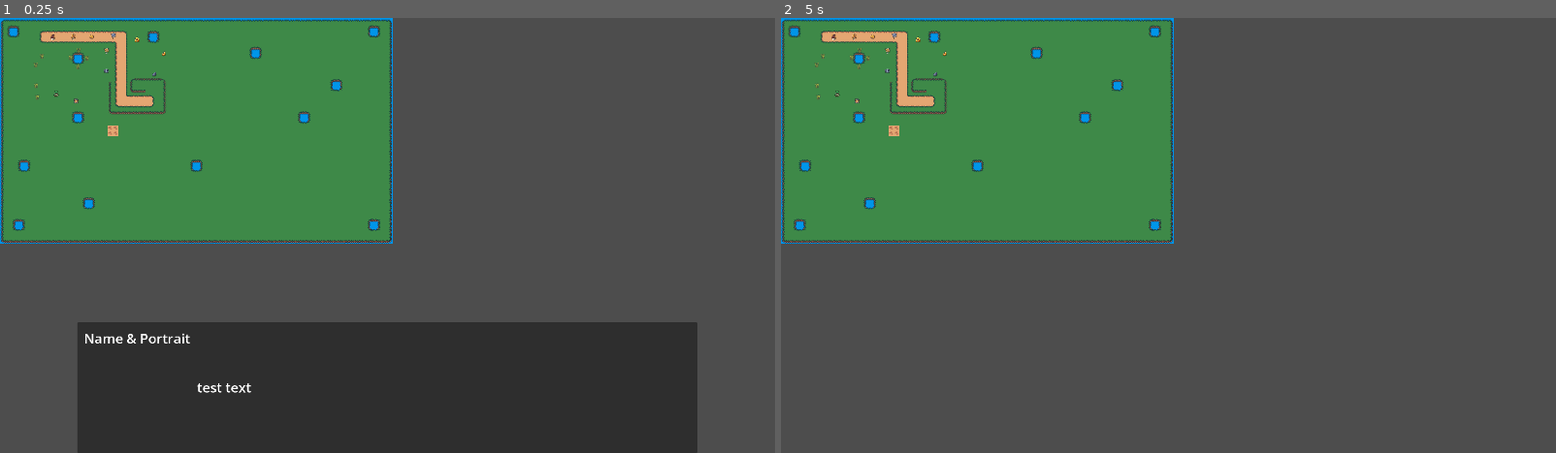
Above: before the commit, frames 1-2 (left to right).
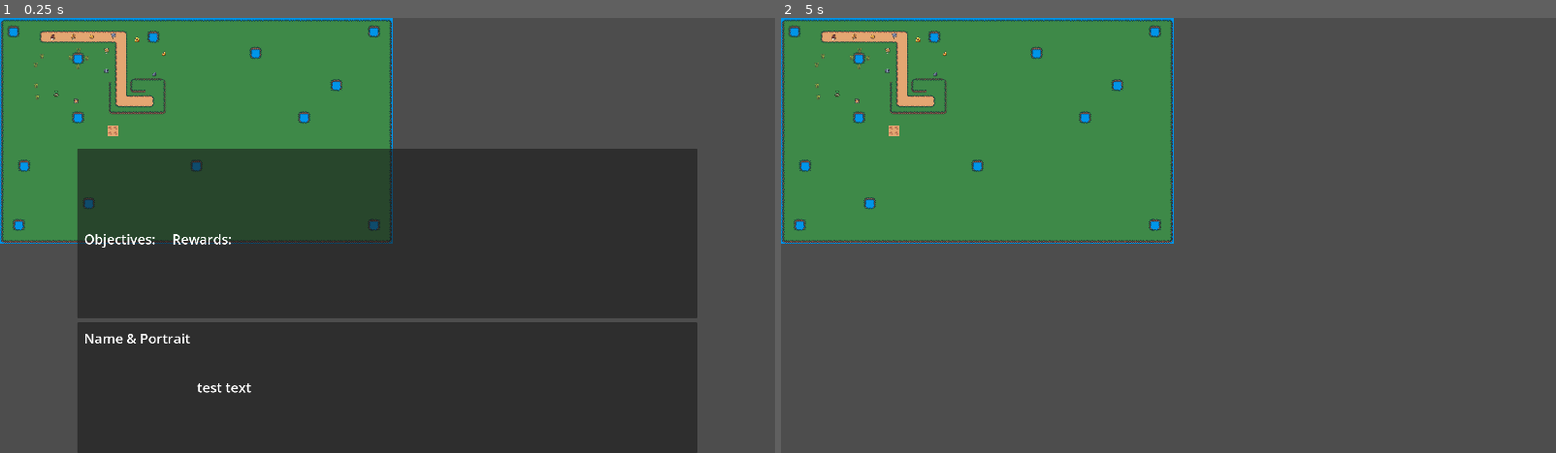
Above: after the commit, the same moments.

Repository: esasiela/hc-adventure-game
Game: Godot game, scene res://scenes/zones/outdoor_zone_old.tscn
The game is run twice, just before and just after one commit, with the same random seed, the same clock (stepped at 60 frames per second) and the same inputs. This scene is started directly instead of the project's main scene.
Inputs (mouse positions are in pixels of both pictures, inside the frame that each line leads up to):
- Up to frame 1 (0.25 s): no input
- Up to frame 2 (5 s): tap Enter (ui_accept) at 0.5, 0.77, 1.25, 1.52, 2, 2.75, 3.02, 3.5, 3.77, 4.25, 4.52 s; move the mouse to (1339, 213) at 0.52 s; hold Right (right) 0.53-1.28 s; hold R (interact) 0.53-1.28 s; click (1339, 213) at 0.67 s; move the mouse to (1013, 257) at 1.27 s; hold Down (down) 1.28-2.03 s; tap R (interact) at 1.35, 2.85, 4.35 s; move the mouse to (1246, 139) at 2.02 s; hold Right (right) 2.03-2.78 s; hold R (interact) 2.03-2.78 s; move the mouse to (1129, 322) at 2.77 s; hold Up (ui_up) 2.78-3.53 s; click (1129, 322) at 2.92 s; move the mouse to (1401, 300) at 3.52 s; hold R (interact) 3.53-4.28 s; hold Left (left) from 3.53 s (still down); tap I (inventory_toggle) at 4.15 s; move the mouse to (936, 170) at 4.27 s; tap Escape (ui_cancel) at 4.9 s

The runs differ from the first frame. In frame 1, 31% of the frame differs, in the area x 10-90%, y 30-70%; in frame 2, nothing differs.
Error in both runs: Invalid call. Nonexistent function 'spawn_harvest_node' in base 'Nil'. (res://scripts/harvest_node_marker.gd:48)

Commit message:
Add quest info panel to dialogue ui

Diff:
--- a/dialogue/dialogue_ui.gd
+++ b/dialogue/dialogue_ui.gd
@@ -4,11 +4,17 @@
 const CONTINUE_CHOICE: DialogueChoice = preload("res://dialogue/defaults/dialogue_choice_continue.tres")
 const GOODBYE_CHOICE: DialogueChoice = preload("res://dialogue/defaults/dialogue_choice_goodbye.tres")
 
-@onready var line_text: Label = $Panel/MarginContainer/Columns/LineText
-@onready var choices: VBoxContainer = $Panel/MarginContainer/Columns/Choices
-@onready var name_label: Label = $Panel/MarginContainer/Columns/NpcInfo/NameLabel
-@onready var portrait: TextureRect = $Panel/MarginContainer/Columns/NpcInfo/Portrait
+@onready var line_text: Label = $DialoguePanel/MarginContainer/Columns/LineText
+@onready var choices: VBoxContainer = $DialoguePanel/MarginContainer/Columns/Choices
+@onready var name_label: Label = $DialoguePanel/MarginContainer/Columns/NpcInfo/NameLabel
+@onready var portrait: TextureRect = $DialoguePanel/MarginContainer/Columns/NpcInfo/Portrait
 
+@onready var quest_info: Panel = $QuestInfoPanel
+@onready var quest_title_label: Label = $QuestInfoPanel/MarginContainer/VBoxContainer/QuestTitleLabel
+@onready var quest_description_label: Label = $QuestInfoPanel/MarginContainer/VBoxContainer/QuestDescriptionLabel
+
+@onready var quest_objectives_container: VBoxContainer = $QuestInfoPanel/MarginContainer/VBoxContainer/HBoxContainer/ObjectivesColumn/ObjectivesContainer
+@onready var quest_rewards_container: VBoxContainer = $QuestInfoPanel/MarginContainer/VBoxContainer/HBoxContainer/RewardsColumn/RewardsContainer
 
 var current_dialogue: Dialogue
 var current_npc: NPC
@@ -22,13 +28,32 @@
 	pass
 
 
-func start(npc: NPC, dialogue: Dialogue) -> void:
+func start(npc: NPC, dialogue: Dialogue, quest: Quest = null) -> void:
 	current_npc = npc
 	current_dialogue = dialogue
 	current_line_index = 0
+
 	name_label.text = npc.display_name
 	portrait.texture = npc.portrait
 	portrait.visible = npc.portrait != null
+
+	quest_info.visible = quest != null
+	if quest_info.visible:
+		quest_title_label.text = quest.title
+		quest_description_label.text = quest.description
+
+		for objective in quest.objectives:
+			var objective_label := Label.new()
+			objective_label.add_theme_font_size_override("font_size", 32)
+			objective_label.text = "  •  " + objective.get_progress_text()
+			quest_objectives_container.add_child(objective_label)
+
+		for reward in quest.rewards:
+			var reward_label := Label.new()
+			reward_label.add_theme_font_size_override("font_size", 32)
+			reward_label.text = "  •  " + reward.description
+			quest_rewards_container.add_child(reward_label)
+
 	visible = true
 	_show_current_line()
 
@@ -36,6 +61,12 @@
 func close() -> void:
 	if not visible:
 		return
+
+	for objective in quest_objectives_container.get_children():
+		objective.queue_free()
+
+	for reward in quest_rewards_container.get_children():
+		reward.queue_free()
 
 	visible = false
 	closed.emit()
@@ -86,7 +117,6 @@
 
 
 func _on_choice_pressed(choice: DialogueChoice) -> void:
-	print("choice pressed: ", choice.text, " action=", choice.action)
 	choice_selected.emit(choice)
 	match choice.action:
 		"close":
--- a/dialogue/dialogue_ui.tscn
+++ b/dialogue/dialogue_ui.tscn
@@ -5,7 +5,7 @@
 [node name="DialogueUi" type="CanvasLayer" unique_id=94468849]
 script = ExtResource("1_km8cd")
 
-[node name="Panel" type="Panel" parent="." unique_id=188245441]
+[node name="DialoguePanel" type="Panel" parent="." unique_id=188245441]
 anchors_preset = -1
 anchor_left = 0.1
 anchor_top = 0.7
@@ -14,7 +14,7 @@
 grow_horizontal = 2
 grow_vertical = 2
 
-[node name="MarginContainer" type="MarginContainer" parent="Panel" unique_id=311004338]
+[node name="MarginContainer" type="MarginContainer" parent="DialoguePanel" unique_id=311004338]
 layout_mode = 1
 anchors_preset = 15
 anchor_right = 1.0
@@ -26,25 +26,25 @@
 theme_override_constants/margin_right = 20
 theme_override_constants/margin_bottom = 20
 
-[node name="Columns" type="HBoxContainer" parent="Panel/MarginContainer" unique_id=1815572660]
+[node name="Columns" type="HBoxContainer" parent="DialoguePanel/MarginContainer" unique_id=1815572660]
 layout_mode = 2
 theme_override_constants/separation = 20
 
-[node name="NpcInfo" type="VBoxContainer" parent="Panel/MarginContainer/Columns" unique_id=1264041051]
+[node name="NpcInfo" type="VBoxContainer" parent="DialoguePanel/MarginContainer/Columns" unique_id=1264041051]
 layout_mode = 2
 
-[node name="NameLabel" type="Label" parent="Panel/MarginContainer/Columns/NpcInfo" unique_id=156786637]
+[node name="NameLabel" type="Label" parent="DialoguePanel/MarginContainer/Columns/NpcInfo" unique_id=156786637]
 layout_mode = 2
 theme_override_font_sizes/font_size = 40
 text = "Name & Portrait"
 
-[node name="Portrait" type="TextureRect" parent="Panel/MarginContainer/Columns/NpcInfo" unique_id=731123341]
+[node name="Portrait" type="TextureRect" parent="DialoguePanel/MarginContainer/Columns/NpcInfo" unique_id=731123341]
 custom_minimum_size = Vector2(150, 150)
 layout_mode = 2
 expand_mode = 3
 stretch_mode = 5
 
-[node name="LineText" type="Label" parent="Panel/MarginContainer/Columns" unique_id=1909960745]
+[node name="LineText" type="Label" parent="DialoguePanel/MarginContainer/Columns" unique_id=1909960745]
 custom_minimum_size = Vector2(400, 0)
 layout_mode = 2
 size_flags_horizontal = 3
@@ -52,7 +52,66 @@
 text = "test text"
 autowrap_mode = 2
 
-[node name="Choices" type="VBoxContainer" parent="Panel/MarginContainer/Columns" unique_id=742600524]
+[node name="Choices" type="VBoxContainer" parent="DialoguePanel/MarginContainer/Columns" unique_id=742600524]
 layout_mode = 2
 theme_override_constants/separation = 10
 alignment = 2
+
+[node name="QuestInfoPanel" type="Panel" parent="." unique_id=580561227]
+anchors_preset = -1
+anchor_left = 0.1
+anchor_top = 0.3
+anchor_right = 0.9
+anchor_bottom = 0.69
+
+[node name="MarginContainer" type="MarginContainer" parent="QuestInfoPanel" unique_id=453378744]
+layout_mode = 1
+anchors_preset = 15
+anchor_right = 1.0
+anchor_bottom = 1.0
+grow_horizontal = 2
+grow_vertical = 2
+theme_override_constants/margin_left = 20
+theme_override_constants/margin_top = 20
+theme_override_constants/margin_right = 20
+theme_override_constants/margin_bottom = 20
+
+[node name="VBoxContainer" type="VBoxContainer" parent="QuestInfoPanel/MarginContainer" unique_id=1144110057]
+layout_mode = 2
+theme_override_constants/separation = 50
+
+[node name="QuestTitleLabel" type="Label" parent="QuestInfoPanel/MarginContainer/VBoxContainer" unique_id=1470784560]
+layout_mode = 2
+theme_override_font_sizes/font_size = 56
+
+[node name="QuestDescriptionLabel" type="Label" parent="QuestInfoPanel/MarginContainer/VBoxContainer" unique_id=276513109]
+custom_minimum_size = Vector2(400, 0)
+layout_mode = 2
+theme_override_font_sizes/font_size = 32
+autowrap_mode = 2
+
+[node name="HBoxContainer" type="HBoxContainer" parent="QuestInfoPanel/MarginContainer/VBoxContainer" unique_id=1034412841]
+layout_mode = 2
+theme_override_constants/separation = 50
+
+[node name="ObjectivesColumn" type="VBoxContainer" parent="QuestInfoPanel/MarginContainer/VBoxContainer/HBoxContainer" unique_id=186740794]
+layout_mode = 2
+
+[node name="ObjectivesHeaderLabel" type="Label" parent="QuestInfoPanel/MarginContainer/VBoxContainer/HBoxContainer/ObjectivesColumn" unique_id=322779196]
+layout_mode = 2
+theme_override_font_sizes/font_size = 40
+text = "Objectives:"
+
+[node name="ObjectivesContainer" type="VBoxContainer" parent="QuestInfoPanel/MarginContainer/VBoxContainer/HBoxContainer/ObjectivesColumn" unique_id=654098189]
+layout_mode = 2
+
+[node name="RewardsColumn" type="VBoxContainer" parent="QuestInfoPanel/MarginContainer/VBoxContainer/HBoxContainer" unique_id=282554504]
+layout_mode = 2
+
+[node name="RewardsHeaderLabel" type="Label" parent="QuestInfoPanel/MarginContainer/VBoxContainer/HBoxContainer/RewardsColumn" unique_id=292474054]
+layout_mode = 2
+theme_override_font_sizes/font_size = 40
+text = "Rewards:"
+
+[node name="RewardsContainer" type="VBoxContainer" parent="QuestInfoPanel/MarginContainer/VBoxContainer/HBoxContainer/RewardsColumn" unique_id=1337751158]
+layout_mode = 2
--- a/scripts/npc.gd
+++ b/scripts/npc.gd
@@ -95,7 +95,7 @@
 		"quest":
 			var quest_dialogue = _pick_quest_dialogue()
 			if quest_dialogue:
-				DialogueUI.start(self, quest_dialogue)
+				DialogueUI.start(self, quest_dialogue, quest)
 			else:
 				push_error("NPC._start_service() npc [%s] no quest dialogue for quest [%s] state [%s]" % display_name, quest.id, QuestLog.get_state(quest.id))
 				DialogueUI.close()
